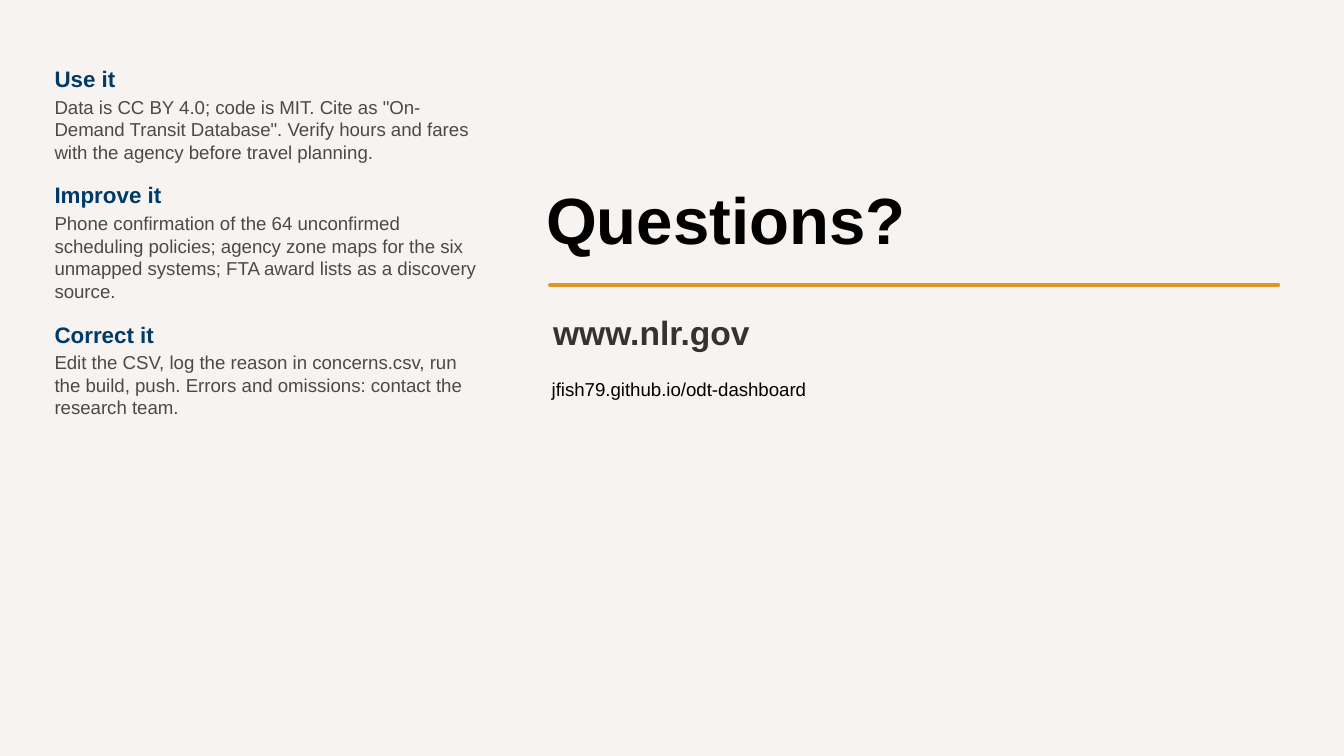
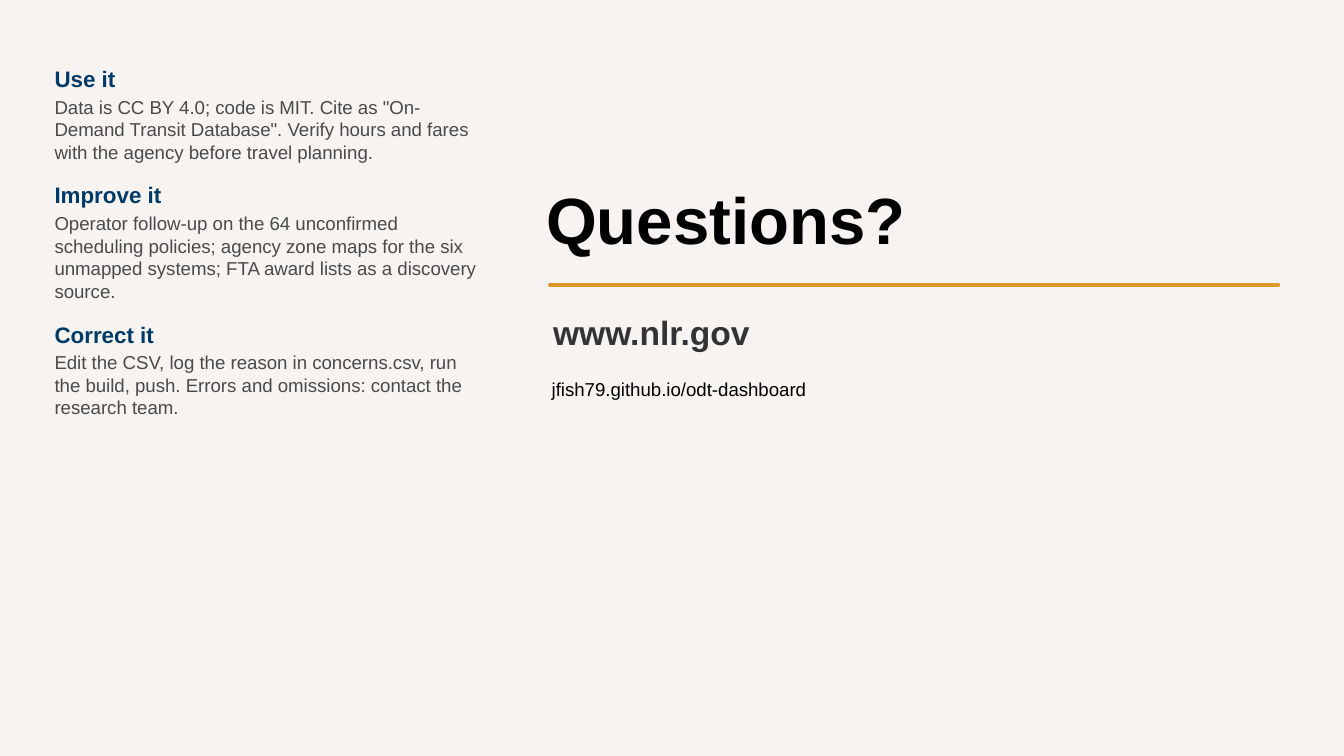
Before and after one commit to jfish79/odt-dashboard, a slide deck: slide 14 of docs/ODT-Database-Project-Summary.pptx. Drawn at 1344x756 pixels with LibreOffice and Linux fonts; fonts in the diff are those of the drawing; background and template pictures are left out. Boxes give left, top, right and bottom in pixels: in the first picture for what was removed or moved away, otherwise in the second. Text is boxed around its words. In the diff, an @@ line names an element or a change of style, - is before the commit and + after.

```diff
--- a/docs/ODT-Database-Project-Summary.pptx
+++ b/docs/ODT-Database-Project-Summary.pptx
@@ text at box(55, 216, 476, 298): text changed @@
-Phone confirmation of the 64 unconfirmed scheduling policies; agency zone maps for the six unmapped systems; FTA award lists as a discovery source.
+Operator follow-up on the 64 unconfirmed scheduling policies; agency zone maps for the six unmapped systems; FTA award lists as a discovery source.
```
Also in this commit, not shown: 1 other slide changed, 1 other file.
